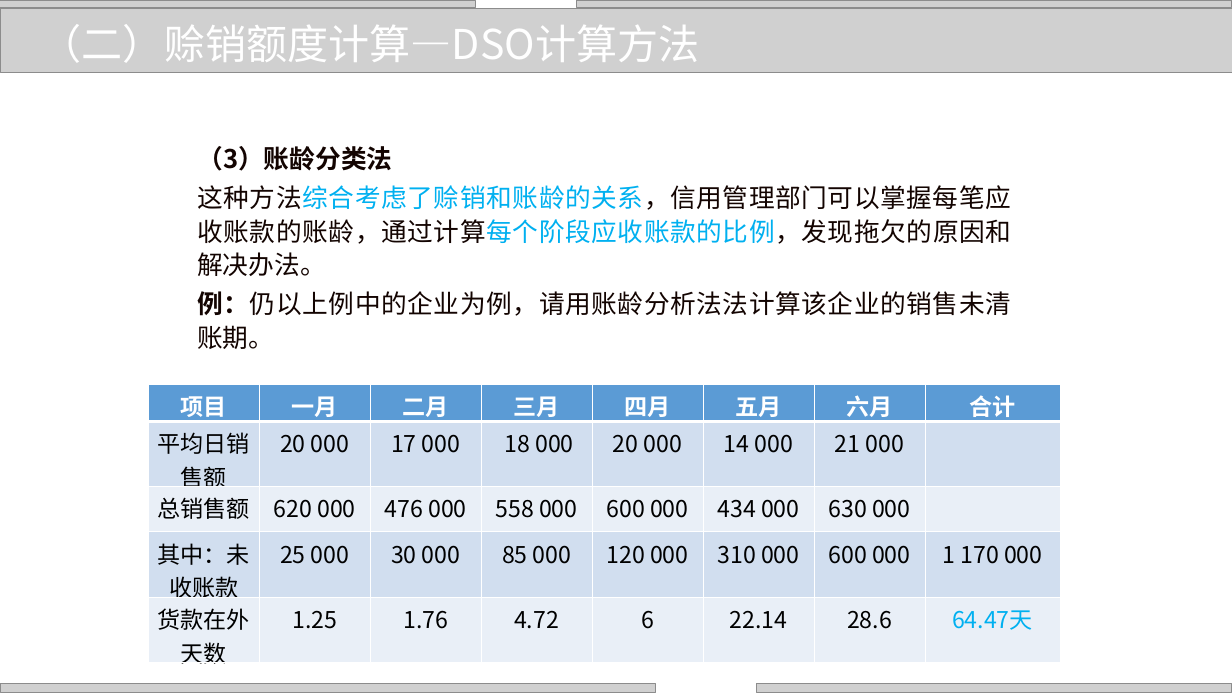
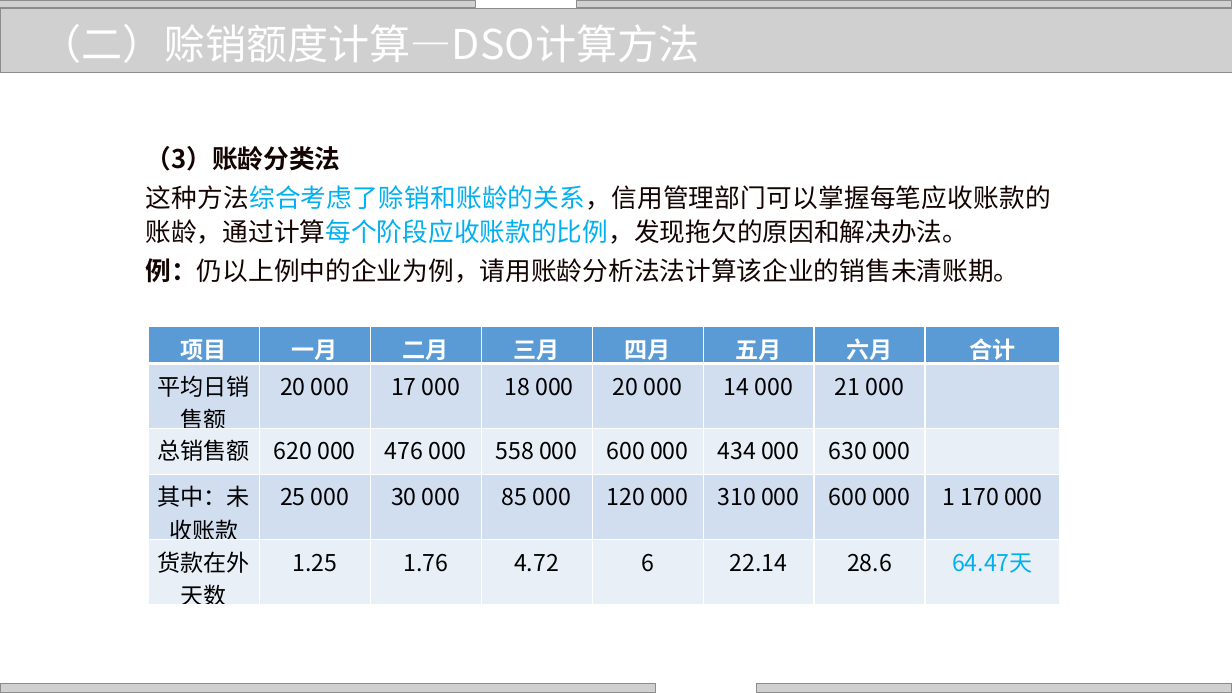
Before and after one commit to zhangjianzhang/internet_credit, a slide deck: slide 38 of files/slides/lecture_10.pptx. Drawn at 1232x693 pixels with LibreOffice and Linux fonts; fonts in the diff are those of the drawing; grey boxes stand for pictures; background and template pictures are left out. Boxes give left, top, right and bottom in pixels: in the first picture for what was removed or moved away, otherwise in the second. Text is boxed around its words. In the diff, an @@ line names an element or a change of style, - is before the commit and + after.

```diff
--- a/files/slides/lecture_10.pptx
+++ b/files/slides/lecture_10.pptx
@@ text "（3）账龄分类法" rewrapped from <box>197,146,1011,349</box> to <box>146,146,1051,283</box> @@
@@ table: place and size @@
-table at <box>148,384,1059,668</box>
+table at <box>148,327,1059,608</box>
```
Also in this commit, not shown: 6 other slides changed, 4 other files.
